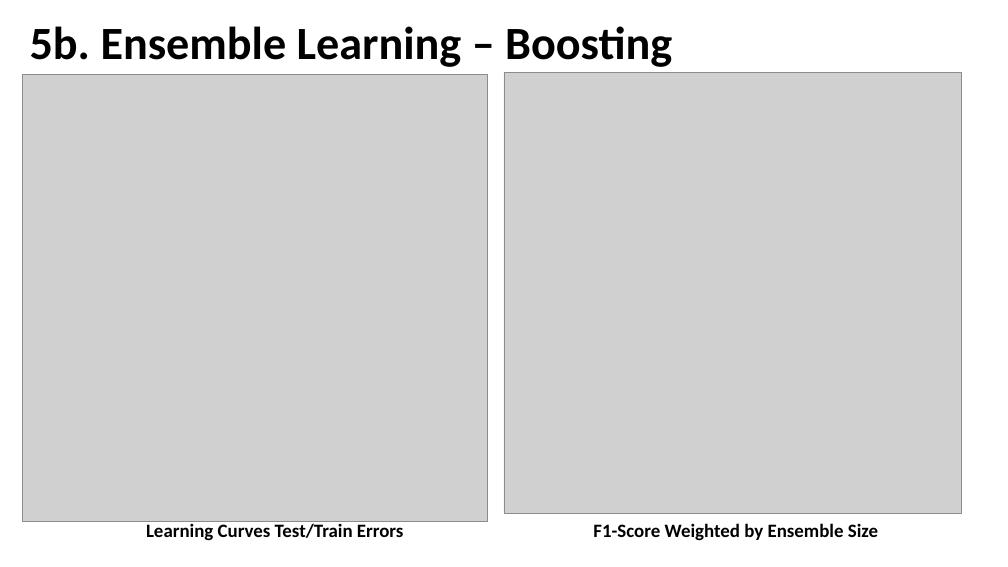
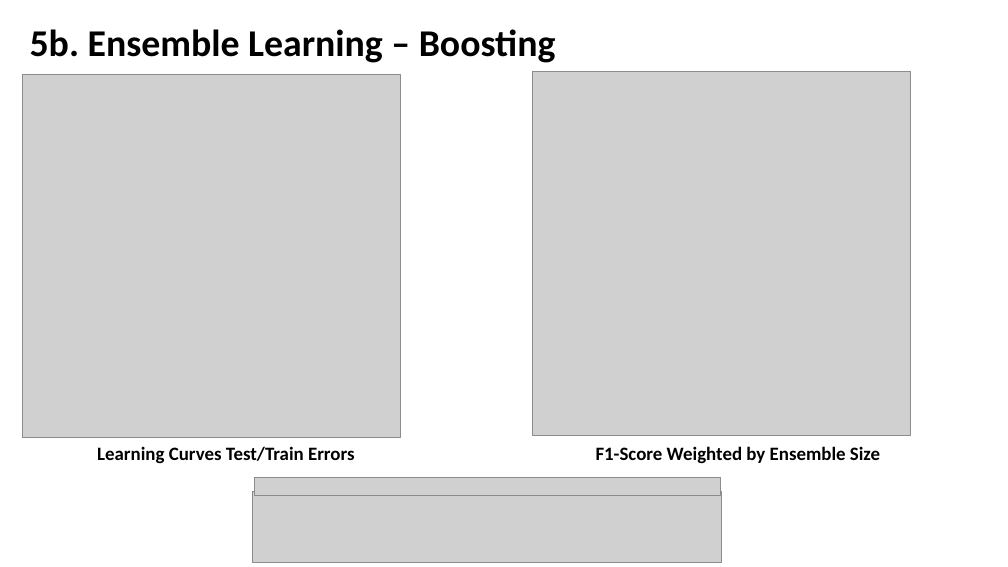
Before and after one commit to CSML1010-3-2020/NLPCourseProject, a slide deck: slide 15 of Milestone02.pptx. Drawn at 1008x567 pixels with LibreOffice and Linux fonts; fonts in the diff are those of the drawing; grey boxes stand for pictures. Boxes give left, top, right and bottom in pixels: in the first picture for what was removed or moved away, otherwise in the second. Text is boxed around its words. In the diff, an @@ line names an element or a change of style, - is before the commit and + after.

```diff
--- a/Milestone02.pptx
+++ b/Milestone02.pptx
@@ title "5b. Ensemble Learning – Boosting" at (30, 29, 556, 63): size 44 to 36 pt @@
@@ picture: place and size @@
-picture at (22, 75, 487, 522)
+picture at (22, 75, 400, 438)
@@ picture: place and size @@
-picture at (504, 73, 962, 513)
+picture at (532, 71, 910, 435)
@@ text "Learning Curves Test/Train Errors": place and size @@
-text "Learning Curves Test/Train Errors" at (146, 523, 404, 541)
+text "Learning Curves Test/Train Errors" at (97, 446, 355, 464)
@@ text "F1-Score Weighted by Ensemble Size": place and size @@
-text "F1-Score Weighted by Ensemble Size" at (593, 523, 878, 541)
+text "F1-Score Weighted by Ensemble Size" at (596, 446, 880, 464)
@@ picture added at (254, 477, 721, 495) @@
@@ picture added at (253, 492, 721, 563) @@
```
Also in this commit, not shown: 8 other slides changed.
